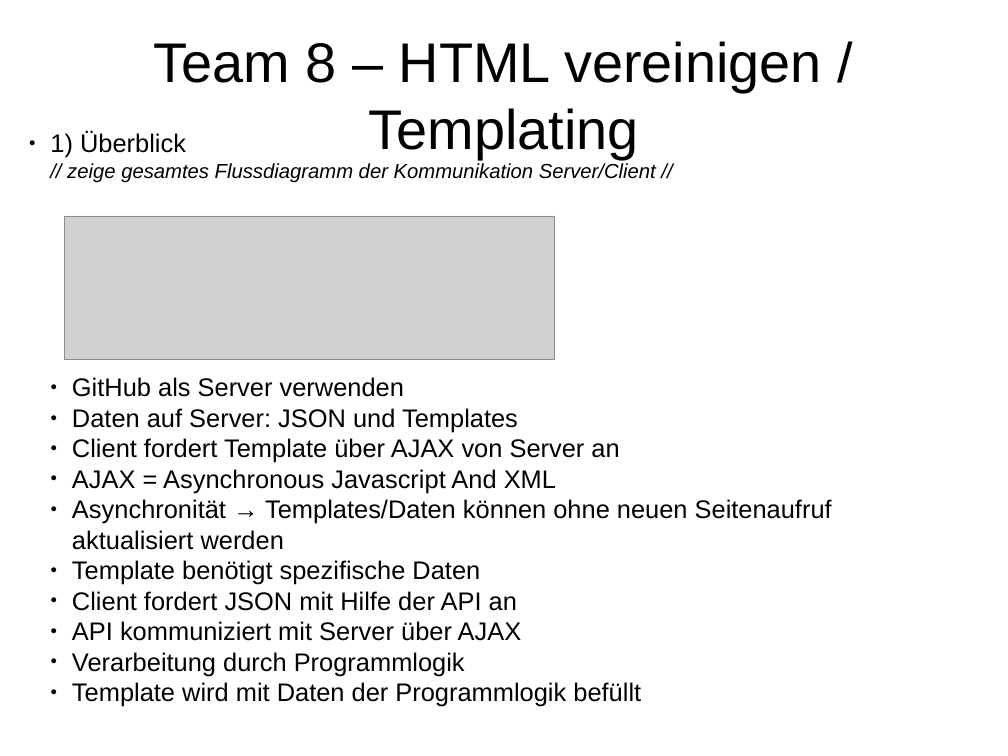
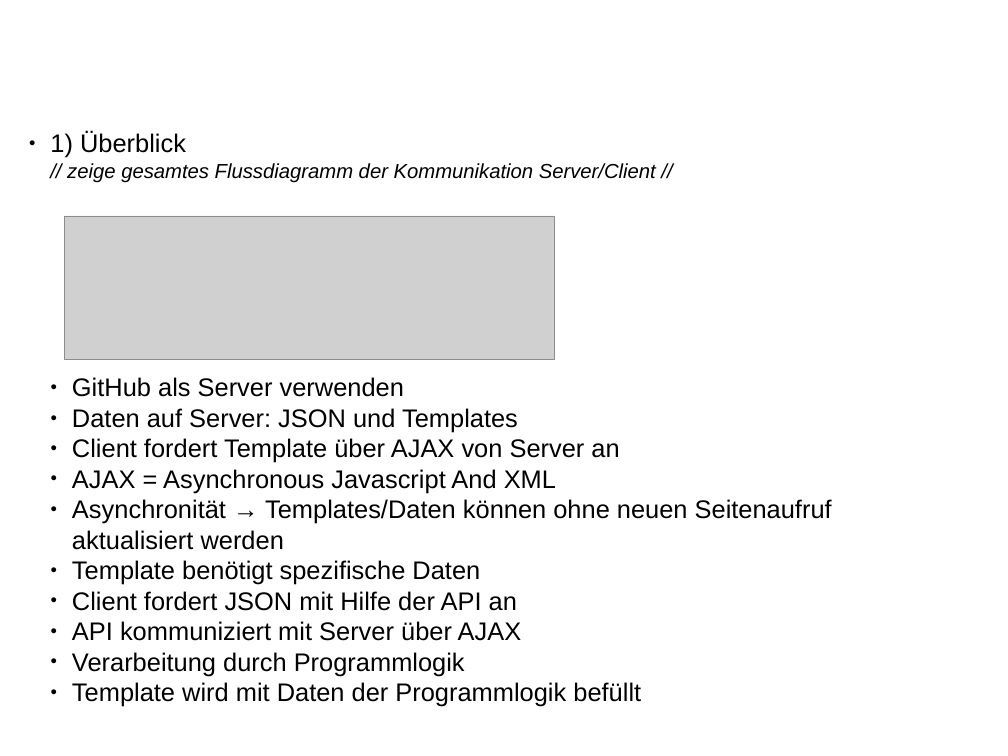
Before and after one commit to jomehr/wba1-2016-backslash, a slide deck: slide 2 of T08-HTML/presentation/T08-Präsi_raw.odp (slide 1 before the commit). Drawn at 1008x756 pixels with LibreOffice and Linux fonts; fonts in the diff are those of the drawing; grey boxes stand for pictures. Boxes give left, top, right and bottom in pixels: in the first picture for what was removed or moved away, otherwise in the second. Text is boxed around its words. In the diff, an @@ line names an element or a change of style, - is before the commit and + after.

```diff
--- a/T08-HTML/presentation/T08-Präsi_raw.odp
+++ b/T08-HTML/presentation/T08-Präsi_raw.odp
@@ title removed at (154,41,822,159) @@
-Team 8 – HTML vereinigen / Templating
```
Also in this commit, not shown: 2 other slides changed, 1 other file.
